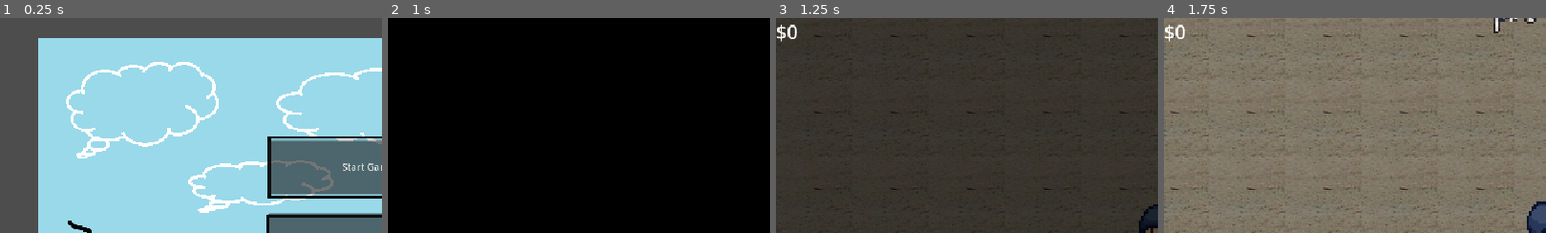
Above: before the commit, frames 1-4 (left to right).
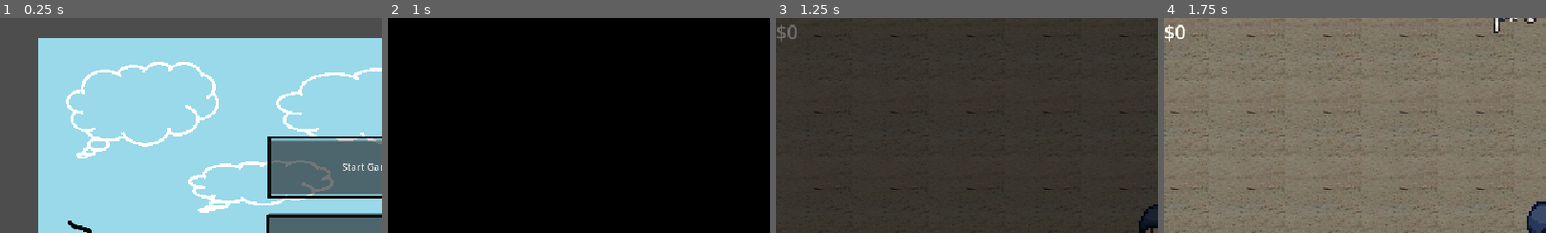
Above: after the commit, the same moments.

Repository: nithinsenthil/UCDBTS
Game: Godot game, scene res://Scenes/title.tscn
Two runs of this game, one before a commit and one after it. Both use one fixed random seed, a clock stepped at 60 frames per second and the inputs below. The engine's default icon, where the game draws it, is replaced by a stand-in: a white triangle on a blue panel in a dark square.
Inputs (mouse positions are % of the whole screen's width and height, from its top left):
- Up to frame 1 (0.25 s): no input
- Up to frame 2 (1 s): click "Start Game" at 0.5 s
- Up to frame 3 (1.25 s): no input
- Up to frame 4 (1.75 s): move the mouse to (72, 45) at 1.27 s; hold D (Right) from 1.28 s (still down); tap L (BikeMinigameEnd) at 1.35 s
The pictures show only the part of the screen within x 0-50%, y 0-50%; the shares and areas given below are measured in that part.

Frames 1-2 are identical in both runs. In frame 3, 0.2% of the frame differs, in the area x 0-6%, y 3-12%; in frame 4, nothing differs.

Commit message:
Add npc_manager for npc spawning
Press '+' to spawn a new NPC

Diff:
--- a/ucdbts/Scenes/npc.tscn
+++ b/ucdbts/Scenes/npc.tscn
@@ -272,6 +272,7 @@
 metadata/_custom_type_script = "uid://cnbwnmcqir8u8"
 
 [node name="NavigationAgent2D" type="NavigationAgent2D" parent="Locomotion"]
+avoidance_enabled = true
 
 [node name="Eyes" type="Node2D" parent="."]
 script = ExtResource("5_1ig1v")
--- a/ucdbts/Scenes/world.tscn
+++ b/ucdbts/Scenes/world.tscn
@@ -3,9 +3,9 @@
 [ext_resource type="PackedScene" uid="uid://lcth78ayyp1k" path="res://Scenes/title.tscn" id="1_a02cp"]
 
 [sub_resource type="NavigationPolygon" id="NavigationPolygon_8j60k"]
-vertices = PackedVector2Array(-48.523438, -36.71875, -59.46875, -0.2265625, -72.64844, 38.453125, -84.57031, 41.101563, -93.82031, 2.546875, -84.52344, -61.609375, -48.976563, -101.59375, -34.226563, -37.257813, 75.15625, -118.78125, 186.13281, -84.28125, 204.67188, 28.773438, 53.039063, 71.046875, -8.1171875, 25.398438, -16.828125, 7.96875)
-polygons = Array[PackedInt32Array]([PackedInt32Array(0, 1, 2, 3, 4, 5, 6), PackedInt32Array(7, 0, 6, 8), PackedInt32Array(7, 8, 9, 10, 11, 12, 13)])
-outlines = Array[PackedVector2Array]([PackedVector2Array(195, -92, 216, 36, 51, 82, -16, 32, -26, 12, -41, -27, -50, 3, -65, 47, -92, 53, -104, 3, -94, -66, -54, -111, 76, -129)])
+vertices = PackedVector2Array(-92.50781, -262.97656, 432.3672, -259.20313, 57.742188, 35.5, -407.32813, 17.007813, -345.97656, -184.02344, 196.54688, 202.27344, -96.35156, 237.60156)
+polygons = Array[PackedInt32Array]([PackedInt32Array(0, 1, 2, 3, 4), PackedInt32Array(2, 5, 6, 3)])
+outlines = Array[PackedVector2Array]([PackedVector2Array(72, 37, 216, 210, -99, 248, -419, 21, -354, -192, -94, -273, 461, -269)])
 
 [node name="World" type="Node"]
 
--- /dev/null
+++ b/ucdbts/Scripts/Managers/npc_manager.gd
@@ -0,0 +1,25 @@
+class_name NPCManager
+extends Node
+
+# TODO: Store specific level or spawn points (when that structure is more clear)
+@onready var current_level: Node = get_tree().get_root()
+
+const _npc_scene: PackedScene = preload("res://Scenes/npc.tscn")
+
+
+func _ready() -> void:
+	signals.spawn_npc.connect(_spawn_npc)
+	# TODO: Set level to level_manager.get_level()
+
+
+func _spawn_npc() -> void:
+	# TODO: Use spawn points instead
+	var new_npc_node: Character = _npc_scene.instantiate()
+	current_level.add_child(new_npc_node)
+	new_npc_node.set_owner(current_level)
+
+
+# Debug NPC Spawning TODO: remove
+func _physics_process(_delta: float) -> void:
+	if Input.is_action_just_pressed("SpawnNPC"):
+		_spawn_npc()
--- a/ucdbts/Scripts/Managers/signals.gd
+++ b/ucdbts/Scripts/Managers/signals.gd
@@ -18,4 +18,6 @@
 signal player_visually_sus(location: Vector2, sus_level: float)
 signal player_audially_sus(location: Vector2, sus_level: float)
 
+signal spawn_npc()
+
 @warning_ignore_restore("unused_signal")
--- a/ucdbts/Scripts/NPC/locomotion.gd
+++ b/ucdbts/Scripts/NPC/locomotion.gd
@@ -30,7 +30,7 @@
 func _physics_process(_delta):
 	if _nav_agent.is_navigation_finished():
 		# TODO: get rational next position
-		set_movement_target((_nav_agent.target_position + Vector2(randf_range(-2, 2), randf_range(-2, 2))))
+		set_movement_target((_nav_agent.target_position + Vector2(randf_range(-8, 8), randf_range(-8, 8))))
 		return
 
 	var current_agent_position: Vector2 = global_position
--- a/ucdbts/project.godot
+++ b/ucdbts/project.godot
@@ -20,6 +20,7 @@
 signals="*res://Scripts/Managers/signals.gd"
 SceneManager="*res://Scripts/Managers/scene_manager.gd"
 interactions="*res://Scripts/interaction_manager.gd"
+npc_manager="*res://Scripts/Managers/npc_manager.gd"
 
 [display]
 
@@ -86,6 +87,11 @@
 "events": [Object(InputEventKey,"resource_local_to_scene":false,"resource_name":"","device":-1,"window_id":0,"alt_press …(192 unchanged characters)…
 ]
 }
+SpawnNPC={
+"deadzone": 0.2,
+"events": [Object(InputEventKey,"resource_local_to_scene":false,"resource_name":"","device":-1,"window_id":0,"alt_pressed":false,"shift_pressed":true,"ctrl_pressed":false,"meta_pressed":false,"pressed":false,"keycode":0,"physical_keycode":61,"key_label":0,"unicode":43,"location":0,"echo":false,"script":null)
+]
+}
 
 [layer_names]
 
Not shown, added: ucdbts/Scripts/Managers/npc_manager.gd.uid
